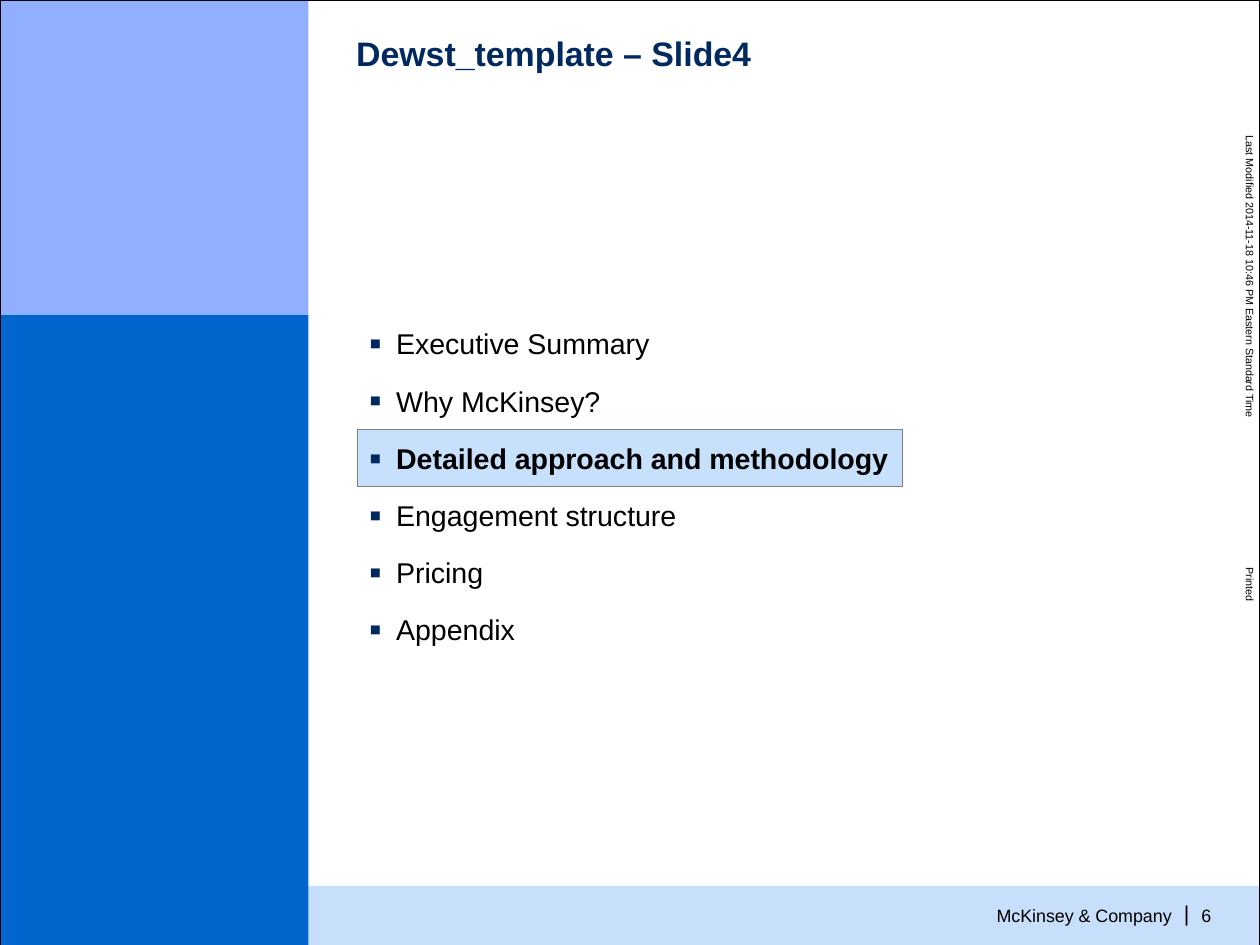
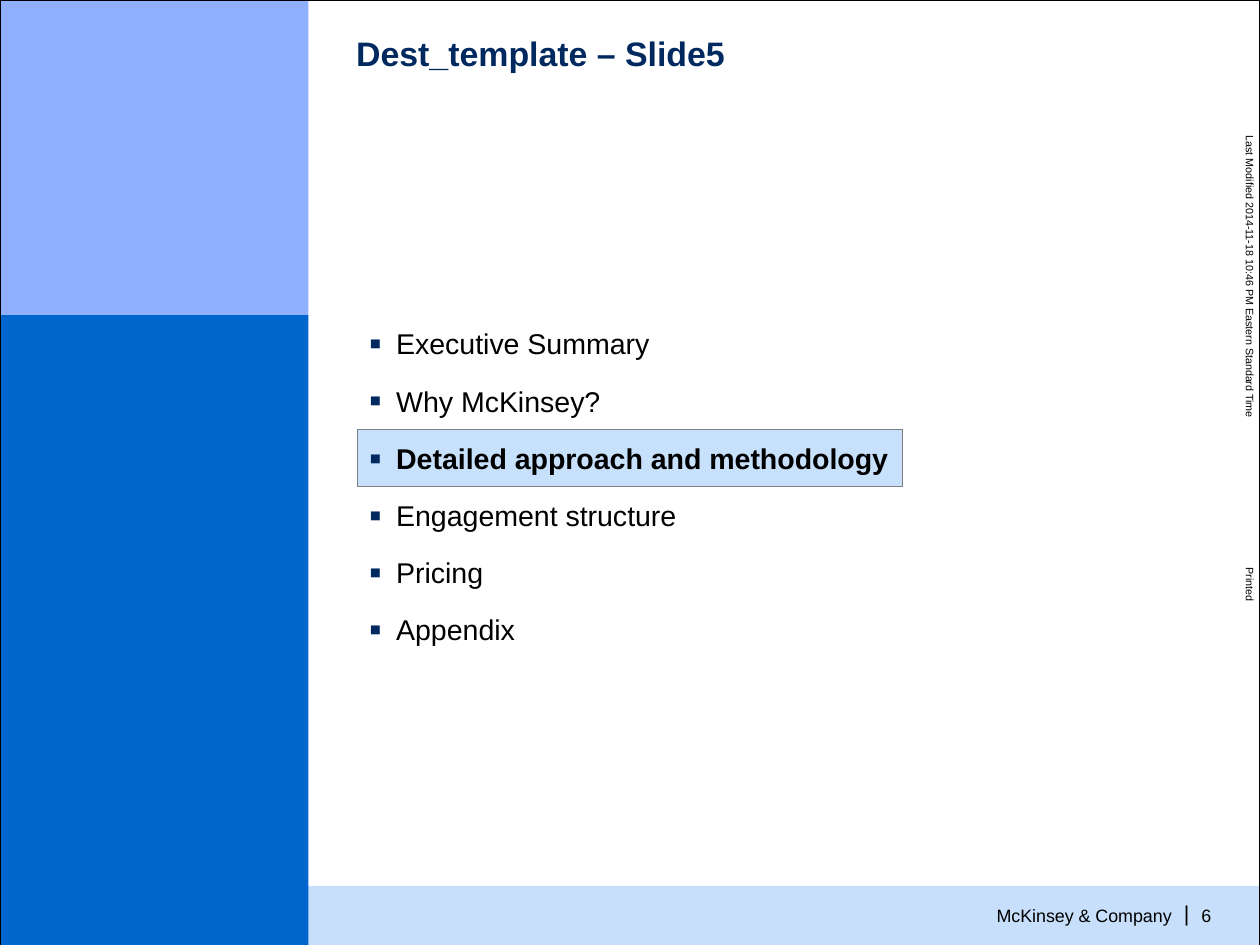
Before and after one commit to sanjusoftware/asposeslides, a slide deck: slide 7 of spec/data/dest_template.pptx. Drawn at 1260x945 pixels with LibreOffice and Linux fonts; fonts in the diff are those of the drawing. Boxes give left, top, right and bottom in pixels: in the first picture for what was removed or moved away, otherwise in the second. Text is boxed around its words. In the diff, an @@ line names an element or a change of style, - is before the commit and + after.

```diff
--- a/spec/data/dest_template.pptx
+++ b/spec/data/dest_template.pptx
@@ title at [356,41,725,73]: text changed @@
-Dewst_template – Slide4
+Dest_template – Slide5
```
Also in this commit, not shown: 3 other slides changed.
